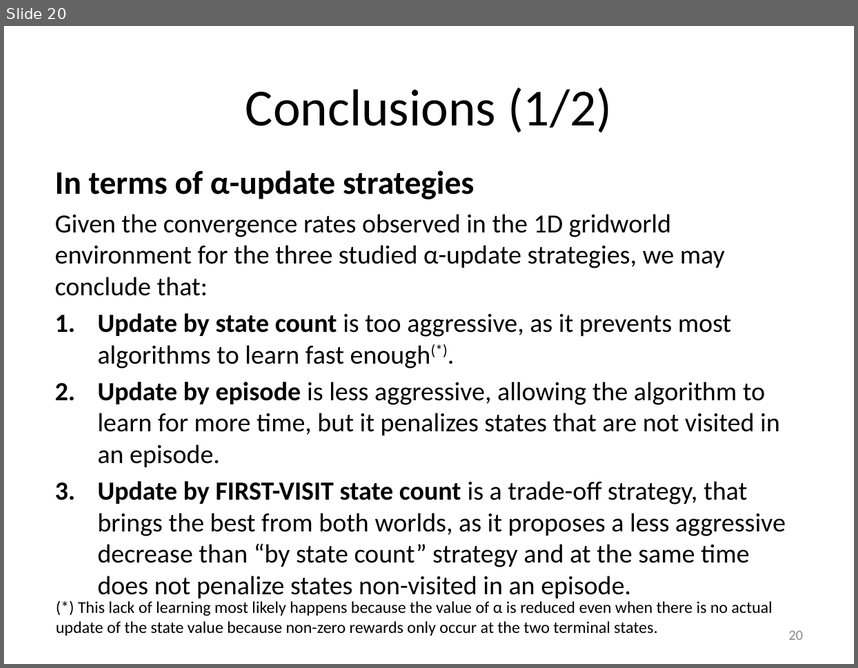
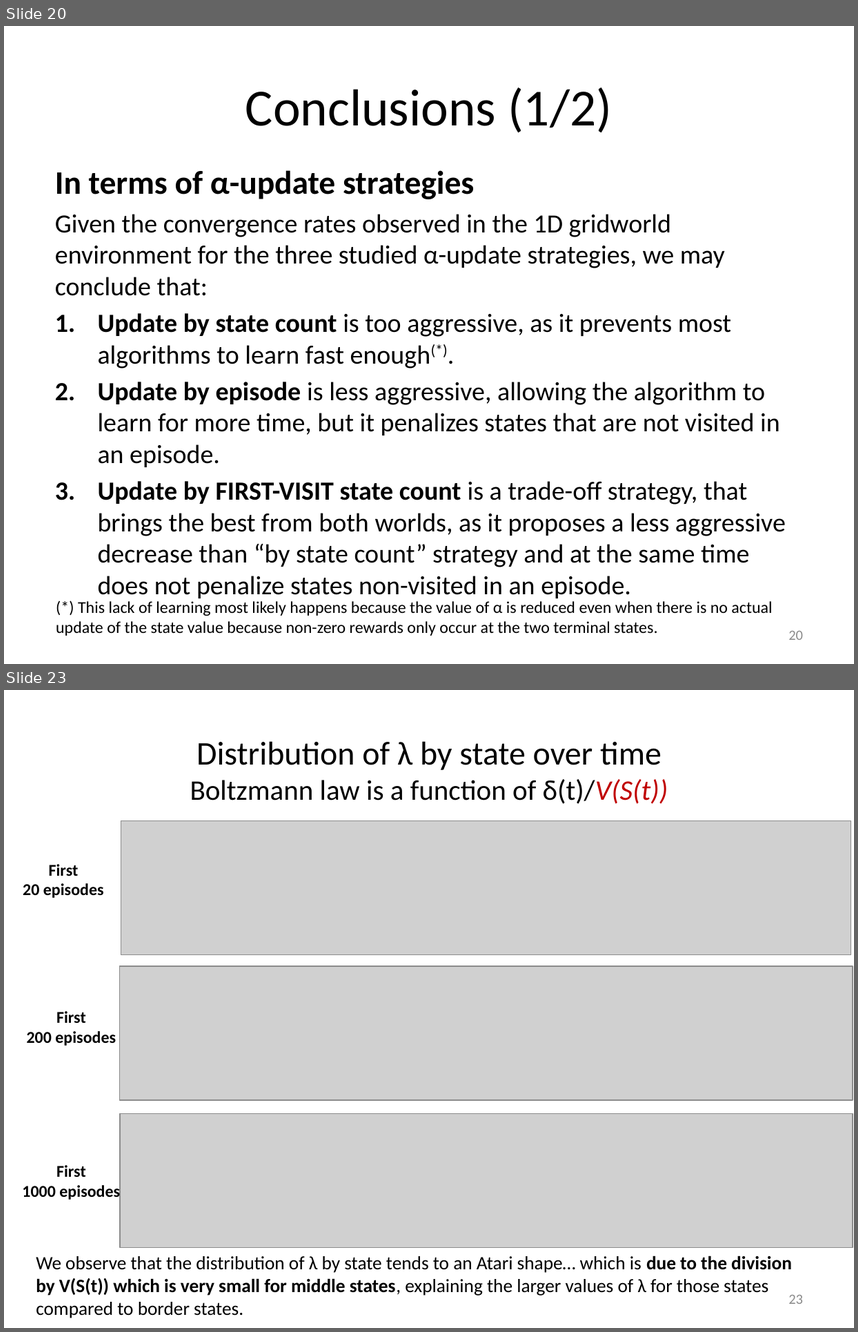
Before and after one commit to mastropi/RL, a slide deck: RL-001-MemoryManagement/results/202005May20-TestsTDLambda&AdaptiveTDLambda-1DGridworld.pptx. Shown one above the other, each under a label of ours: slide 20 before the commit, slides 20 and 23 after it; the slides between them are not shown. The pictures are 858x668 and 858x1332 pixels, drawn with LibreOffice and Linux fonts; fonts in the diff are those of the drawing; grey boxes stand for pictures. Boxes give left, top, right and bottom in pixels: in the first picture for what was removed or moved away, otherwise in the second. Text is boxed around its words. In the diff, an @@ line names an element or a change of style, - is before the commit and + after.

Commit message:
Updated PPT containing results of Adaptive TD(lambda) with graphs on lambda dist. by state and evolution over time

```diff
--- a/RL-001-MemoryManagement/results/202005May20-TestsTDLambda&AdaptiveTDLambda-1DGridworld.pptx
+++ b/RL-001-MemoryManagement/results/202005May20-TestsTDLambda&AdaptiveTDLambda-1DGridworld.pptx
@@ slide 23 added at (4, 690, 854, 1328), background #FFFFFF @@
@@ title added at (190, 741, 668, 804), 24 pt, text #000000 @@
+Distribution of λ by state over time
+Boltzmann law is a function of δ(t)/V(S(t))
@@ picture added at (121, 821, 851, 954) @@
@@ text added at (23, 864, 104, 898), 14 pt, text #000000, bold @@
+First
+20 episodes
@@ picture added at (120, 966, 853, 1100) @@
@@ text added at (27, 1011, 116, 1045), 14 pt, text #000000, bold @@
+First
+200 episodes
@@ picture added at (120, 1114, 853, 1247) @@
@@ text added at (22, 1165, 120, 1201), 14 pt, text #000000, bold @@
+First
+1000 episodes
@@ text added at (36, 1255, 792, 1318), 16 pt, text #000000 @@
+We observe that the distribution of λ by state tends to an Atari shape… which is due to the division by V(S(t)) which is very small for middle states, explaining the larger values of λ for those states compared to border states.
@@ page number added at (789, 1294, 803, 1303), 12 pt, text #8C8C8C @@
+23
```
Also in this commit, not shown: 2 slides changed, 5 other slides added.
